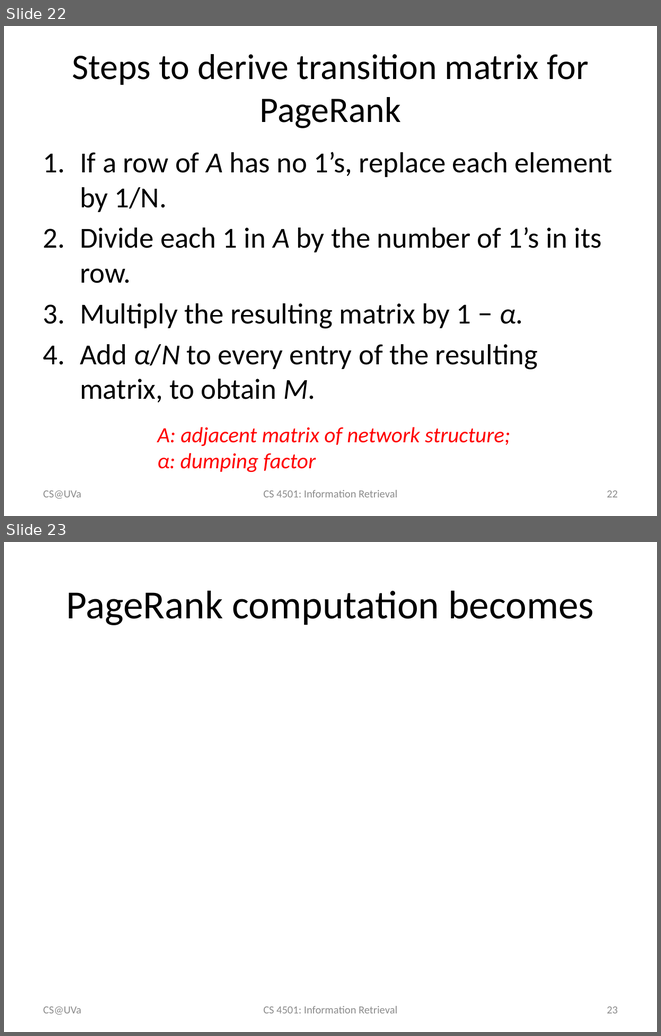
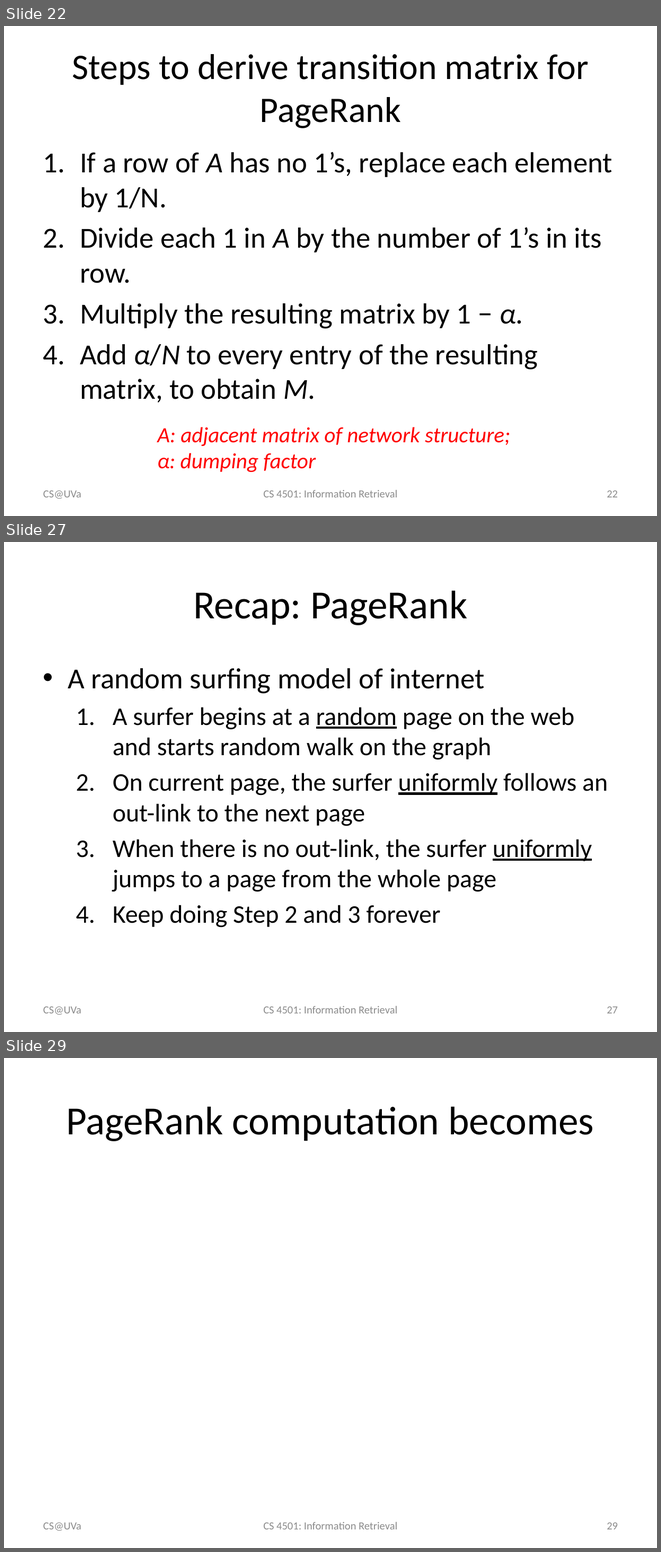
Before and after one commit to wang296/IR2015, a slide deck: docs/Link Analysis.pptx. Shown one above the other, each under a label of ours: slides 22 and 23 before the commit, slides 22, 27 and 29 after it; the slides between them are not shown. The pictures are 661x1036 and 661x1552 pixels, drawn with LibreOffice and Linux fonts; fonts in the diff are those of the drawing; grey boxes stand for pictures. Boxes give left, top, right and bottom in pixels: in the first picture for what was removed or moved away, otherwise in the second. Text is boxed around its words. In the diff, an @@ line names an element or a change of style, - is before the commit and + after.

```diff
--- a/docs/Link Analysis.pptx
+++ b/docs/Link Analysis.pptx
@@ slide 27 added at (4, 542, 657, 1032), background #FFFFFF @@
@@ title added at (193, 590, 467, 625), 44 pt, text #000000 @@
+Recap: PageRank
@@ text added at (68, 668, 608, 927), 28 pt, text #000000 @@
+• A random surfing model of internet
+  1. A surfer begins at a random page on the web and starts random walk on the graph
+  2. On current page, the surfer uniformly follows an out-link to the next page
+  3. When there is no out-link, the surfer uniformly jumps to a page from the whole page
+  4. Keep doing Step 2 and 3 forever
@@ text added at (43, 1006, 81, 1014), 12 pt, text #8C8C8C @@
+CS@UVa
@@ text added at (263, 1006, 397, 1013), 12 pt, text #8C8C8C @@
+CS 4501: Information Retrieval
@@ page number added at (607, 1006, 618, 1013), 12 pt, text #8C8C8C @@
+27
@@ what was slide 23 is now slide 29 @@
@@ page number at (607, 1522, 618, 1529): text changed @@
-23
+29
```
Also in this commit, not shown: 6 other slides added, 1 other file.
